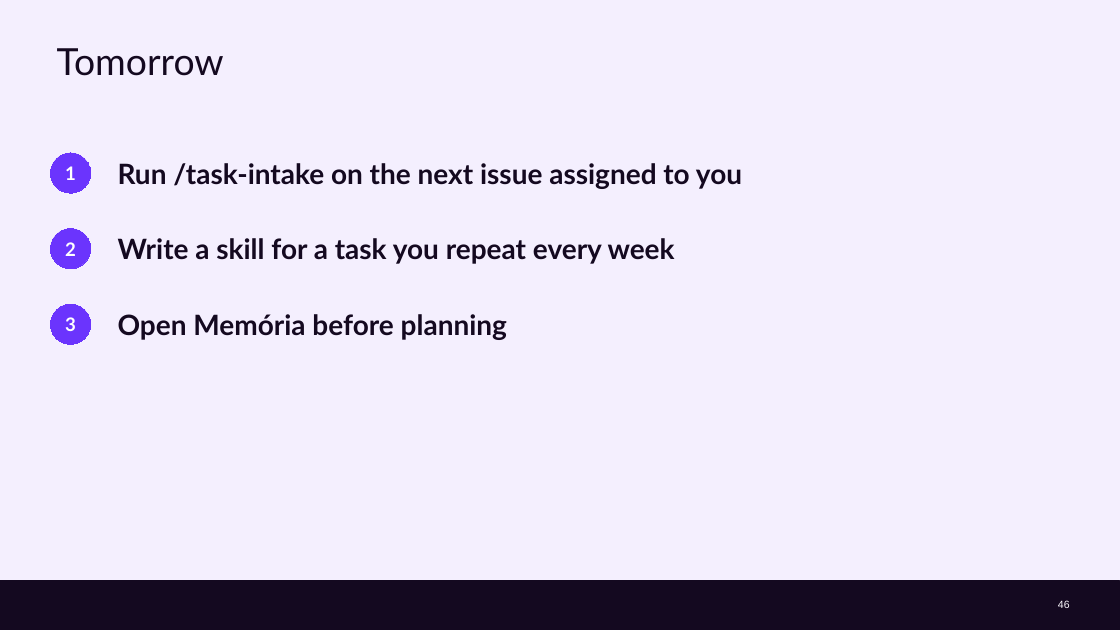
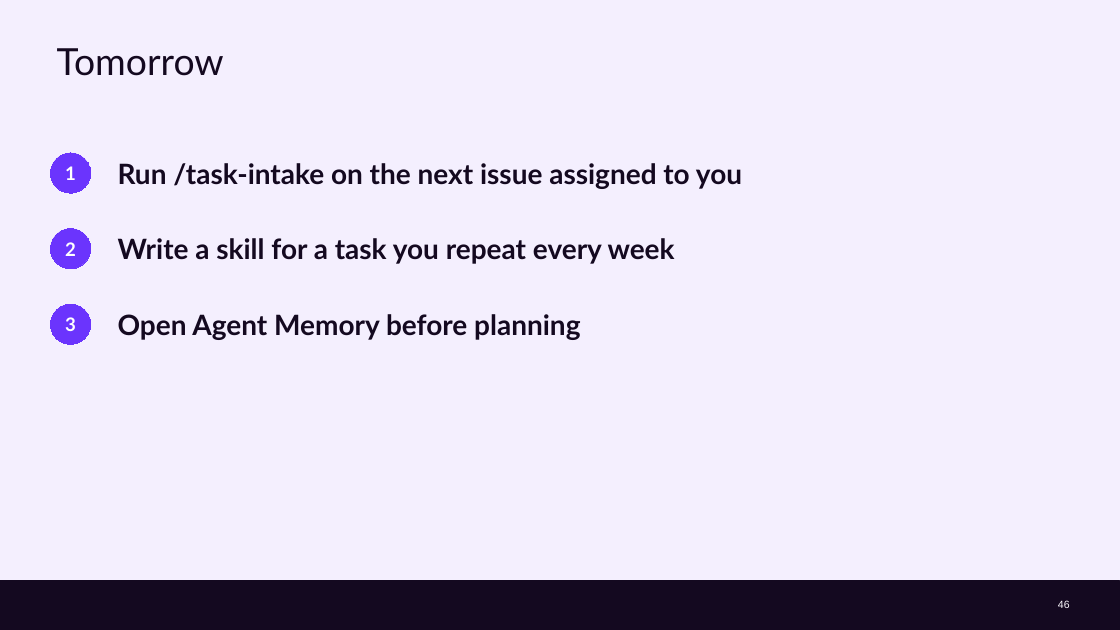
Before and after one commit to cx-guilherme-pinto/workshop-claude, a slide deck: slide 46 of slides/workshop.en.pptx. Drawn at 1120x630 pixels with LibreOffice and Linux fonts; fonts in the diff are those of the drawing; background and template pictures are left out. Boxes give left, top, right and bottom in pixels: in the first picture for what was removed or moved away, otherwise in the second. Text is boxed around its words. In the diff, an @@ line names an element or a change of style, - is before the commit and + after.

```diff
--- a/slides/workshop.en.pptx
+++ b/slides/workshop.en.pptx
@@ text at (118, 314, 580, 340): text changed @@
-Open Memória before planning
+Open Agent Memory before planning
```
Also in this commit, not shown: 11 other slides changed, 35 other files.
